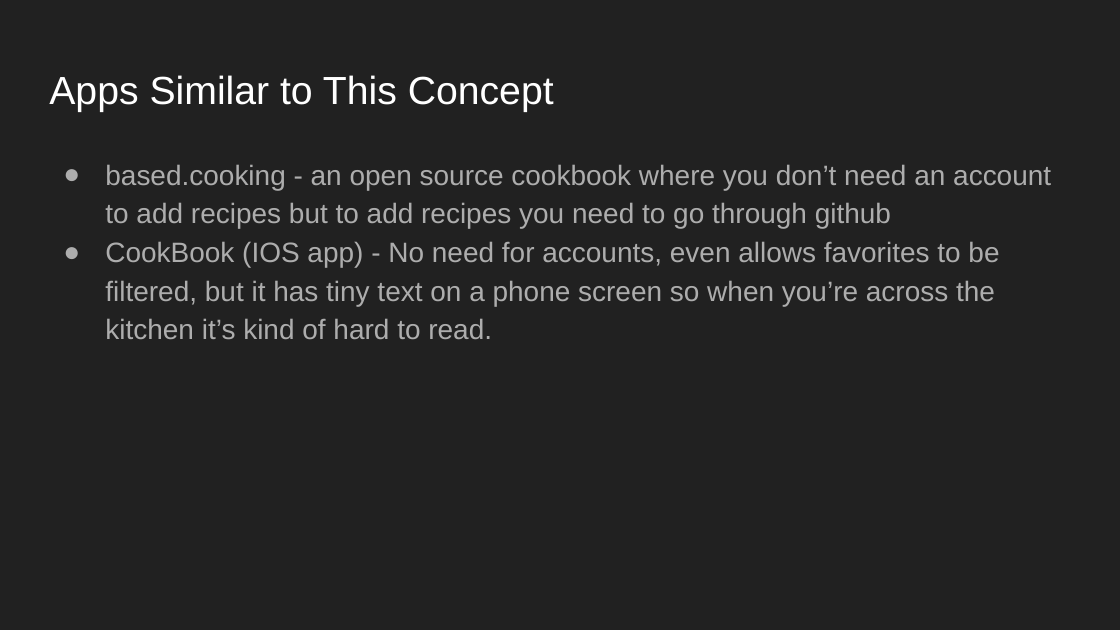
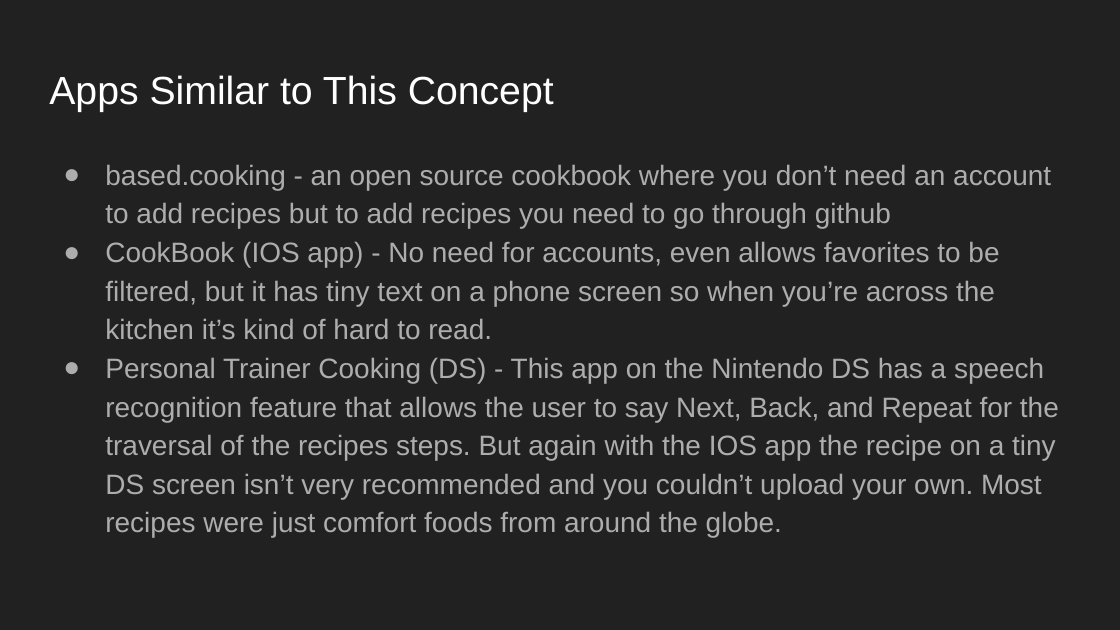
Before and after one commit to TreyPoynter/finalproject-recipebook, a slide deck: slide 5 of Documents/Digital Cookbook Concept.pptx. Drawn at 1120x630 pixels with LibreOffice and Linux fonts; fonts in the diff are those of the drawing. Boxes give left, top, right and bottom in pixels: in the first picture for what was removed or moved away, otherwise in the second. Text is boxed around its words. In the diff, an @@ line names an element or a change of style, - is before the commit and + after.

```diff
--- a/Documents/Digital Cookbook Concept.pptx
+++ b/Documents/Digital Cookbook Concept.pptx
@@ text at (105, 357, 1059, 538): paragraph added @@
+● Personal Trainer Cooking (DS) - This app on the Nintendo DS has a speech recognition feature that allows the user to say Next, Back, and Repeat for the traversal of the recipes steps. But again with the IOS app the recipe on a tiny DS screen isn’t very recommended and you couldn’t upload your own. Most recipes were just comfort foods from around the globe.
```
Also in this commit, not shown: 3 other files.
